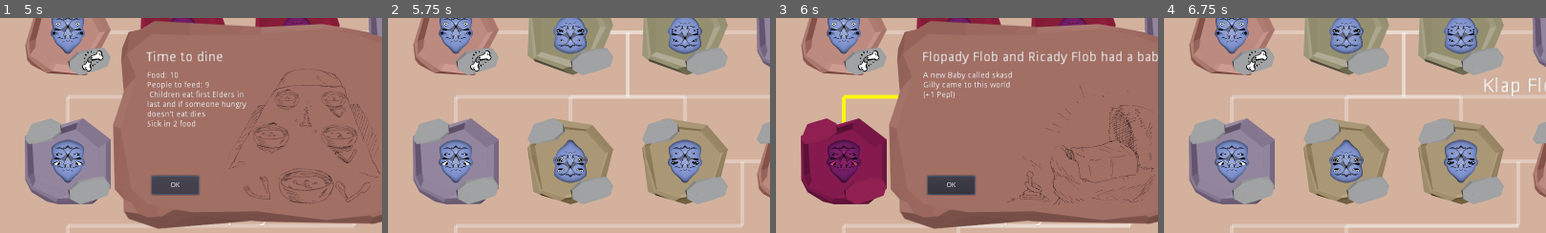
Above: before the commit, frames 1-4 (left to right).
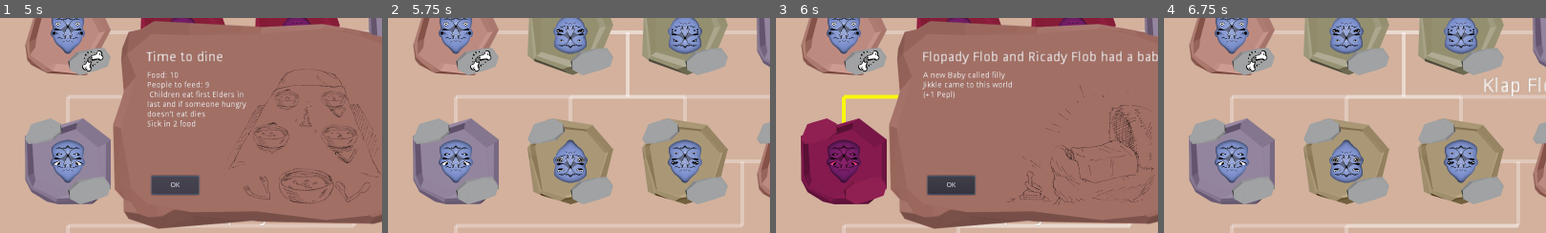
Above: after the commit, the same moments.

Repository: pmoco/GGJ23-FlipFlop_Gene
Game: Godot game, scene res://scenes/test.tscn
Two runs of this game, one before a commit and one after it. Both use one fixed random seed, a clock stepped at 60 frames per second and the inputs below.
Inputs (mouse positions are % of the whole screen's width and height, from its top left):
- Up to frame 1 (5 s): click "Next" at 0.5 s; click "Next" at 1.25 s; click "OK" at 2 s; click "OK" at 2.75 s; click "Next" at 3.5 s; click "OK" at 4.25 s
- Up to frame 2 (5.75 s): tap Enter at 5 s; move the mouse to (72, 45) at 5.02 s; click (72, 45) at 5.17 s
- Up to frame 3 (6 s): tap Space at 5.75 s; drag from (30, 55) to (45, 70) at 5.77 s
- Up to frame 4 (6.75 s): tap Enter at 6.5 s; move the mouse to (60, 28) at 6.52 s; click (60, 28) at 6.67 s
The pictures show only the part of the screen within x 16-66%, y 24-74%; the shares and areas given below are measured in that part.

Frames 1-2 are identical in both runs. In frame 3, 0.4% of the frame differs, in the area x 38-62%, y 24-34%; in frame 4, nothing differs.

Commit message:
Add randomize

Diff:
--- a/scripts/Events/HaveChildEvent.gd
+++ b/scripts/Events/HaveChildEvent.gd
@@ -1,6 +1,6 @@
 class_name HaveChildEvent  extends Event
 
-var possible_names = ["Billy" ,  "Jilly", "skasd", "filly", "Gilly"]
+var possible_names = ["Billy" ,  "Jilly", "skasd", "filly", "Gilly","Scrall","Mick","Pikle","Jikkle"]
 
 
 func triggerEvent(scene) :
--- a/scripts/Events/StrangerFoundEvent.gd
+++ b/scripts/Events/StrangerFoundEvent.gd
@@ -1,6 +1,6 @@
 class_name StrangerFound  extends Event
 
-var possible_names = ["Billy" ,  "Jilly", "skasd", "filly", "Gilly"]
+var possible_names = ["Billy" ,  "Jilly", "skasd", "filly", "Gilly","Scrall","Mick","Pikle","Jikkle"]
 
 
 func triggerEvent(scene) :
--- a/scripts/SceneManager.gd
+++ b/scripts/SceneManager.gd
@@ -37,6 +37,8 @@
 var gain= 0.0
 
 func _init():
+	randomize()
+
 	eventManager =  Event_manager.new ()
 
 	morning = Morning.new()
